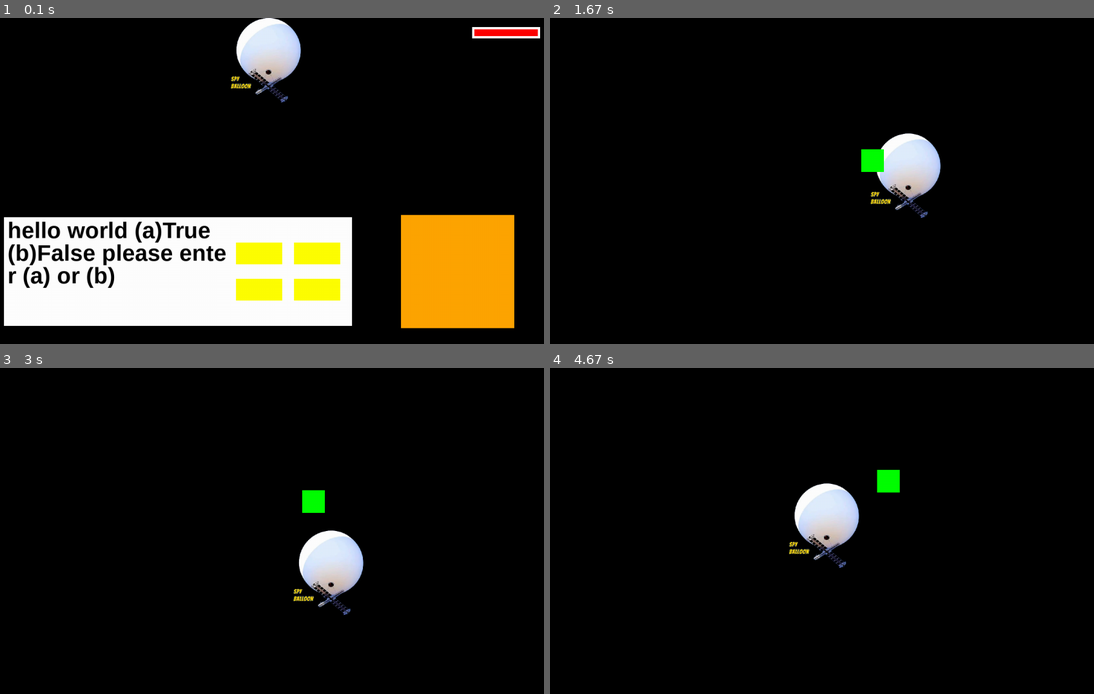
Above: before the commit, frames 1-4 (two rows, left to right).
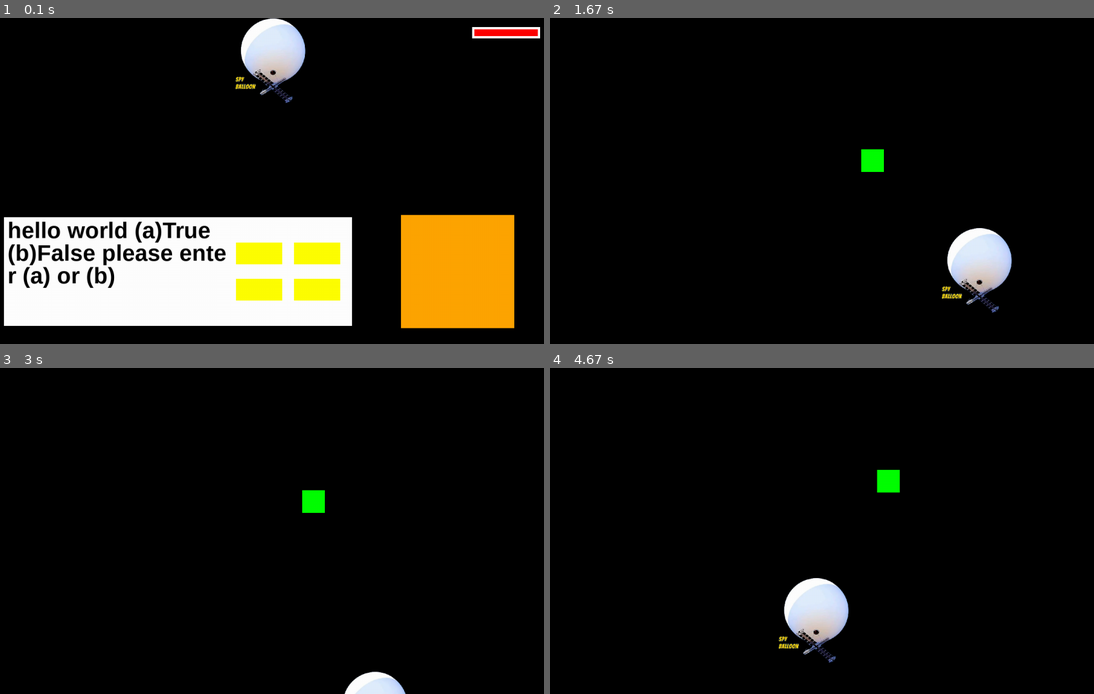
Above: after the commit, the same moments.

Repository: hsiang086/crc-static-exhibition
Game: pygame game, started from main/third_scene.py
The game is run twice, just before and just after one commit, with the same random seed, the same clock (stepped at 60 frames per second) and the same inputs.
Inputs (mouse positions are in pixels of both pictures, inside the frame that each line leads up to):
- Up to frame 1 (0.1 s): no input
- Up to frame 2 (1.67 s): click (811, 252) at 0.38 s; tap M at 0.67 s; hold Right 1-1.47 s; hold Up from 1.5 s (still down)
- Up to frame 3 (3 s): release Up at 1.8 s; hold Right 1.83-2.3 s; hold Left 2.33-2.87 s; hold Down from 2.9 s (still down)
- Up to frame 4 (4.67 s): release Down at 3.2 s; hold Left 3.23-3.63 s; hold Up 3.67-4.03 s; hold Right from 4.07 s (still down)

The runs differ from the first frame. In frame 1, 0.9% of the frame differs, in the area x 42-57%, y 0-27%; in frame 2, 4.0%; in frame 3, 2.6%; in frame 4, 4.1%, in the area x 41-57%, y 35-91%.

Commit message:
Update third_scene.py

Diff:
--- a/main/third_scene.py
+++ b/main/third_scene.py
@@ -2,7 +2,6 @@
 import os
 import random
 from math import sin, cos, pi, sqrt, pow, ceil
-
 import yaml
 
 def init():
@@ -23,6 +22,7 @@
     global text_size
     global font
     global decrease_bool
+    global bullet_bool
 
     global q
 
@@ -41,6 +41,7 @@
     font = pygame.font.SysFont('Arial', text_size, bold=True)
 
     shooting = False
+    bullet_bool = False
 
     with open('data/questions.yml', 'r') as file:
         questions = yaml.load(file, Loader=yaml.CLoader)
@@ -51,15 +52,14 @@
     decrease_bool = False
     ballonblood = BalloonBlood()
     blooddecrease = BloodDecrease()
+
     q = 0
-    q1 = Question(0, 20)
     question_scene.add(question_background, player, balloon, ballonblood, blooddecrease, [AnswerButton(i, ans) for i, ans in enumerate(questions['answers'])])
 
     shooting_scene = pygame.sprite.Group()
     aim = Aim()
-    shooting_scene.add(balloon, aim)
-
-
+    bullet = Bullet()
+    shooting_scene.add(balloon, aim, bullet)
 
 class Aim(pygame.sprite.Sprite):
     def __init__(self):
@@ -94,7 +94,7 @@
         # circle radius
         self.movecircle_bool = True
         self.circle_speed = 2
-        self.r = 130
+        self.r = 200
         self.rect.centerx = x_center
         self.rect.centery = HEIGHT / 8
         self.circle_centerx = self.rect.centerx
@@ -120,7 +120,7 @@
         bf_bool = True
 
 
-        self.triangle_speed = 1.5
+        self.triangle_speed = 3
         self.step = 100
         self.count += 1
 
@@ -154,6 +154,7 @@
         #    self.rotate_init()
         #    rotation_bool = False
         global decrease_bool
+        global bullet_bool
         for event in events:
             if event.type == pygame.KEYDOWN:
                 if event.key == pygame.K_m:
@@ -161,8 +162,9 @@
                 if event.key == pygame.K_SPACE and self.rect.collidepoint(aim.rect.center):
                     decrease_bool = True
                     self.change = not self.change
-                    global shooting
-                    shooting = not shooting
+                    #global shooting
+                    #shooting = not shooting
+                    bullet_bool = True
 
         if self.check:
             rand_num = random.randint(0,1)
@@ -187,7 +189,6 @@
                 self.trianglemotion()
             self.theta %= 360
 
-
 class BalloonBlood(pygame.sprite.Sprite):
     def __init__(self):
         super().__init__()
@@ -231,6 +232,30 @@
             self.count = 0
             decrease_bool = False
 
+class Bullet(pygame.sprite.Sprite):
+    def __init__(self):
+        super().__init__()
+        self.image = pygame.Surface((50, 50))
+        self.image.fill("pink")
+        self.x = WIDTH / 2
+        self.y = HEIGHT + 30
+        self.rect = self.image.get_rect()
+        self.rect.center = (self.x, self.y)
+        self.speed = 10
+
+    def reset(self):
+        self.rect.center = (self.x, self.y)
+
+    def update(self):
+        global bullet_bool
+        if bullet_bool:
+            self.rect.centery -= self.speed
+            print(self.rect.centery)
+            if self.rect.centery == HEIGHT / 2:
+                bullet_bool = False
+                global shooting
+                shooting = not shooting
+                self.reset()
 
 
 class Player(pygame.sprite.Sprite):
@@ -286,7 +311,6 @@
             text = font.render(str(char), True, "black")
             text_rect = text.get_rect(topleft=(question_background.rect.left * 1.1, question_background.rect.top + (text_size * i)))
             screen.blit(text, text_rect)
-
 
 init()
 
